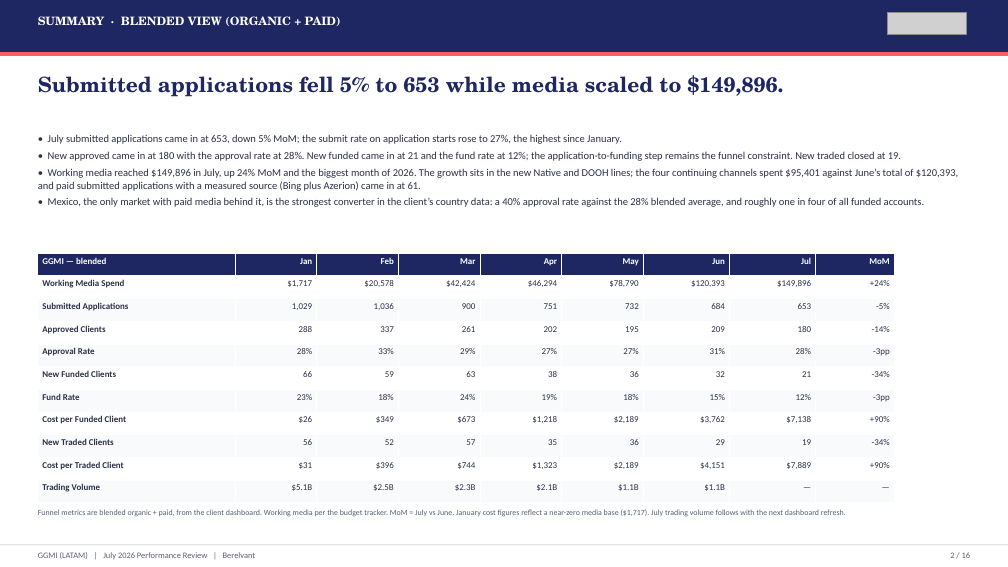
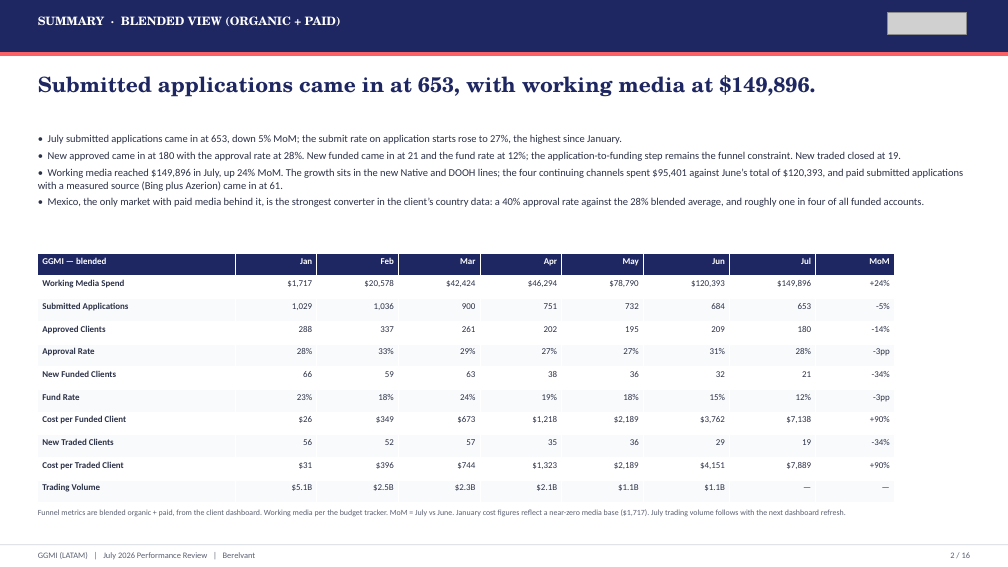
Before and after one commit to hablapro/brlvnt-reporting-hub, a slide deck: slide 2 of reports/forex/ggmi/2026-07/output/GGMI_LATAM_July_2026_Performance_Review.pptx. Drawn at 1008x567 pixels with LibreOffice and Linux fonts; fonts in the diff are those of the drawing; grey boxes stand for pictures. Boxes give left, top, right and bottom in pixels: in the first picture for what was removed or moved away, otherwise in the second. Text is boxed around its words. In the diff, an @@ line names an element or a change of style, - is before the commit and + after.

```diff
--- a/reports/forex/ggmi/2026-07/output/GGMI_LATAM_July_2026_Performance_Review.pptx
+++ b/reports/forex/ggmi/2026-07/output/GGMI_LATAM_July_2026_Performance_Review.pptx
@@ text at box(38, 75, 815, 97): text changed @@
-Submitted applications fell 5% to 653 while media scaled to $149,896.
+Submitted applications came in at 653, with working media at $149,896.
@@ text at box(38, 168, 963, 191): text changed @@
-• Working media reached $149,896 in July, up 24% MoM and the biggest month of 2026. The growth sits in the new Native and DOOH lines; the four continuing channels spent $95,401 against June’s total of $120,393, and paid submitted applications with a measured source (Bing plus Azerion) came in at 61.
+• Working media reached $149,896 in July, up 24% MoM. The growth sits in the new Native and DOOH lines; the four continuing channels spent $95,401 against June’s total of $120,393, and paid submitted applications with a measured source (Bing plus Azerion) came in at 61.
```
Also in this commit, not shown: 1 other slide changed, 3 other files.
